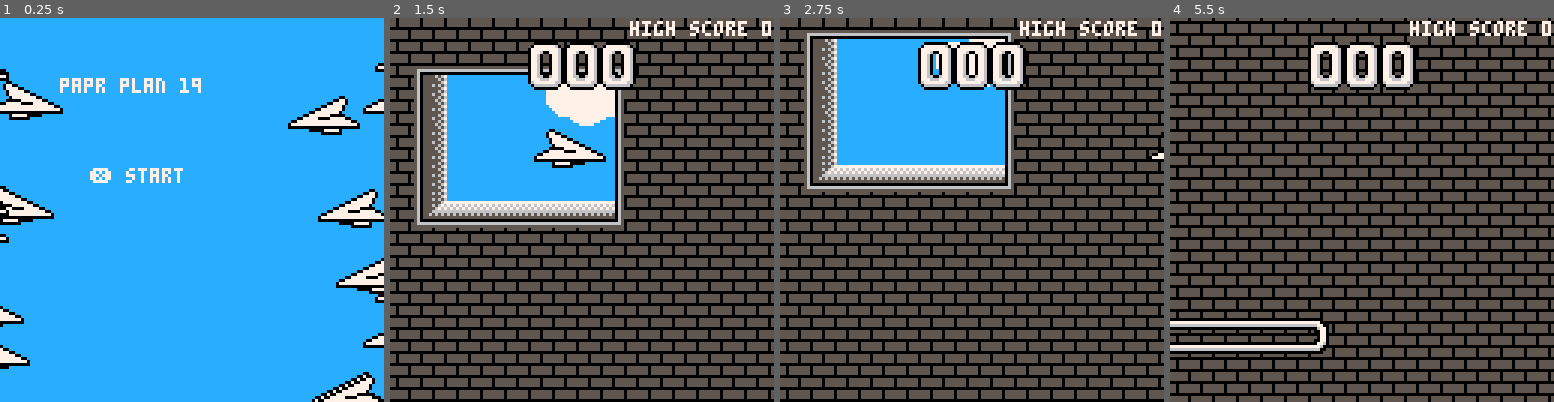
Above: before the commit, frames 1-4 (left to right).
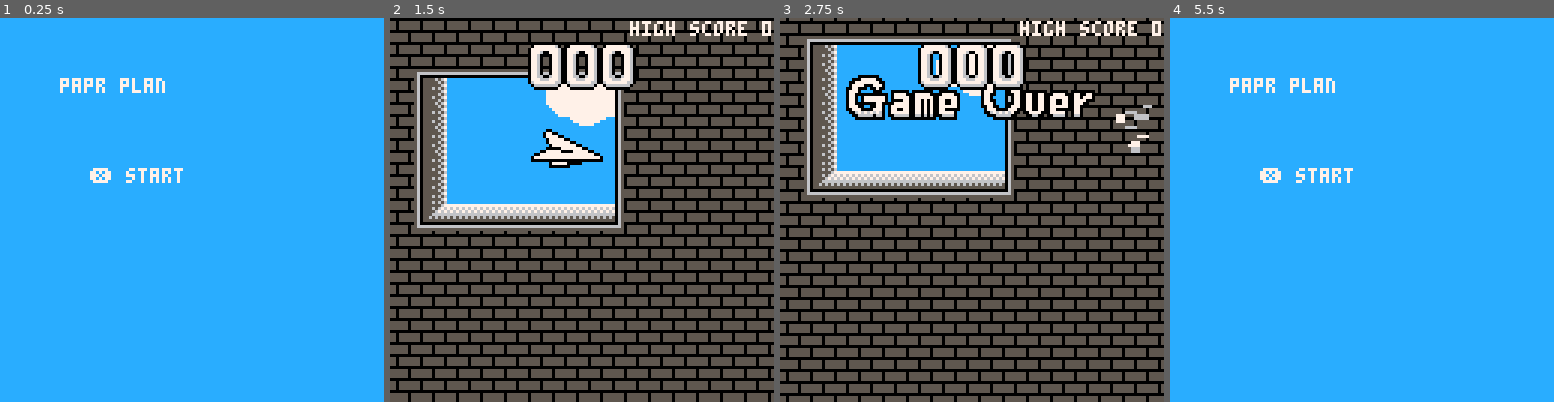
Above: after the commit, the same moments.

Repository: cbrwn/pico8carts
Game: PICO-8 cartridge plane.p8
Two runs of this game, one before a commit and one after it. Both use one fixed random seed, a clock stepped at 60 frames per second and the inputs below.
Inputs:
- Up to frame 1 (0.25 s): no input
- Up to frame 2 (1.5 s): tap X (X key) at 0.33, 1.07 s; tap O (Z key) at 0.7 s
- Up to frame 3 (2.75 s): hold Right 1.6-2.1 s; tap O (Z key) at 1.7, 2.1, 2.5 s; tap X (X key) at 1.85 s; hold Up 2.15-2.42 s; hold Right from 2.47 s (still down)
- Up to frame 4 (5.5 s): tap O (Z key) every 0.4 s from 2.9 to 5.3 s; tap X (X key) at 2.97, 4.08, 5.2 s; release Right at 3.03 s; hold Left 3.08-3.58 s; hold Down 3.63-3.97 s; hold Right 4.02-4.68 s; hold Up 4.73-5.03 s; hold Left from 5.08 s (still down)

The runs differ from the first frame. In frame 1, 6.3% of the frame differs, in the area x 0-100%, y 11-100%; in frame 2, 38%; in frame 3, 47%; in frame 4, 100%, in the area x 0-100%, y 0-100%.

Commit message:
instruction on game over screen

Diff:
--- a/plane.p8
+++ b/plane.p8
@@ -33,62 +33,18 @@
 	gs={}
 	gs.update=_um
 	gs.draw=_dm
-	actors={}
-
-	for i=0,10+rnd(10) do
-		makemplane()
-	end
 end
 
 function _um()
 	if(btnp(5))startgame()
 	if(btnp(4))startmenu()
-
-	for a in all(actors) do
-		if(a.update)a.update(a)
-	end
 end
 
 function _dm()
 	cls(12)
-
-	for a in all(actors) do
-		if(a.draw)a.draw(a)
-	end
-
-	print("papr plan "..#actors, 20, 20, 7)
+	print("papr plan ", 20, 20, 7)
 
 	print("❎ start",30,50,7)
-end
-
---------------
---menu plane--
---------------
-function makemplane()
-	local mplane={x=128+rnd(20),y=rnd(140)-20}
-
-	mplane.dy=0.1+rnd(0.3)
-	mplane.dx=2-rnd(4)
-	if(abs(mplane.dx)<0.5)mplane.dx=0.5*sign(mplane.dx)
-
-	mplane.update=updatemplane
-	mplane.draw=drawmplane
-
-	add(actors,mplane)
-end
-
-function updatemplane(p)
-	p.y+=p.dy
-	p.x+=p.dx
-
-	if(p.y>128)p.y=-30
-	if(p.x<-30)p.x=130
-	if(p.x>134)p.x=-28
-end
-
-function drawmplane(p)
-	local flp=(p.dx<0)
-	sspr(84,0,24,13,p.x,p.y,24,13,flp)
 end
 
 --/=/=/=/=/=/=/=/=/=/=/=/=/=/=/=
@@ -112,19 +68,21 @@
 	windist=40
 	winpos=0
 
-	wallheight=4
-	bgpos=0
-
 	fallspeed=0.5
 	fd=0--fall distance
 	spawndist=0
+	bgpos=0
+
 	dbw=80--distance between walls
+	wallheight=4
 
 	phase=0
 	wtp=0--walls this phase
 
 	score=-1
 	hiscore=dget(1)
+
+	deadtime=0
 
 	make_window(8,20)
 end
@@ -163,6 +121,7 @@
 
 	fd+=falldist
 
+	--wall spawning
 	spawndist+=falldist
 	if spawndist >= dbw then
 		local df=spawndist-dbw
@@ -185,8 +144,9 @@
 		end
 	end
 
-	if (btnp(5) or btnp(4)) and plane.dead then
-		startmenu()
+	if plane.dead then
+	 if(btnp(5) or btnp(4))startmenu()
+	 deadtime+=1
 	end
 end
 
@@ -210,6 +170,12 @@
  --hiscore
  local hs="high score "..hiscore
  print(hs,128 - (#hs * 4),1,7)
+
+ if deadtime>60*5 then
+ 	if sin(deadtime/120)>-0.5 then
+ 		printbc("❎/🅾️ to restart",61,80,7,0)
+ 	end
+ end
 end
 
 function clampedscore()
@@ -365,9 +331,6 @@
 end
 
 function kill_plane(p)
-	if true then
-		return
-	end
 	for i=0,6+rnd(6) do
 		--paper particles
 		local px=p.x
@@ -600,8 +563,9 @@
 --game over text--
 ------------------
 
+local gos={x=24,y=32,w=83,h=16}
 function make_gameover()
-	local g={x=26,y=-20,dx=0,dy=0}
+	local g={x=64-gos.w/2,y=-20,dx=0,dy=0}
 
 	g.ground=54
 	g.falling=true
@@ -630,7 +594,6 @@
 	g.y+=g.dy
 end
 
-local gos={x=24,y=32,w=83,h=16}
 function draw_gameover(g)
 	sspr(gos.x,gos.y,gos.w,gos.h,g.x,g.y)
 end
@@ -712,6 +675,23 @@
 		s = "0"..s
 	end
 	return s
+end
+
+function printb(s,x,y,c,b)
+	b=b or 0
+	print(s,x-1,y,b)
+	print(s,x+1,y,b)
+	print(s,x,y-1,b)
+	print(s,x,y+1,b)
+	print(s,x+1,y+1,b)
+	print(s,x-1,y-1,b)
+	print(s,x-1,y+1,b)
+	print(s,x+1,y-1,b)
+	print(s,x,y,c)
+end
+
+function printbc(s,x,y,c,b)
+	printb(s,x-(#s*2),y,c,b)
 end
 
 --is value v in table tab
